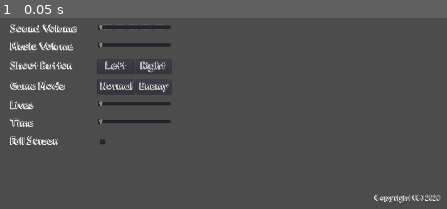
Above: before the commit, frame 1.
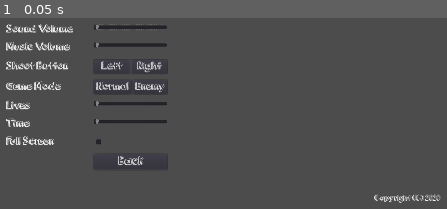
Above: after the commit, the same moment.

Repository: CasualYT31/aimbooster
Game: Godot game, scene res://scenes/SettingsMenu.tscn
Same seed, same stepped clock (60 frames per second), same inputs: the game is played once before the commit and once after it. This scene is started directly instead of the project's main scene.
Inputs:
- Up to frame 1 (0.05 s): no input

The runs differ from the first frame. In frame 1, 3.4% of the frame differs, in the area x 1-39%, y 3-79%.

Commit message:
Trying to get settings menu to work...

Diff:
--- a/scenes/MainMenu.tscn
+++ b/scenes/MainMenu.tscn
@@ -56,35 +56,35 @@
 margin_left = 717.0
 margin_top = 304.0
 margin_right = 962.0
-margin_bottom = 834.0
+margin_bottom = 816.0
 size_flags_horizontal = 4
 size_flags_vertical = 3
 custom_constants/separation = 50
 alignment = 1
 
 [node name="StartGame" type="Button" parent="MarginContainer/VBoxContainer/VBoxContainer"]
-margin_top = 134.0
+margin_top = 125.0
 margin_right = 245.0
-margin_bottom = 188.0
+margin_bottom = 179.0
 custom_fonts/font = SubResource( 1 )
 text = "Start Game"
 
 [node name="Settings" type="Button" parent="MarginContainer/VBoxContainer/VBoxContainer"]
-margin_top = 238.0
+margin_top = 229.0
 margin_right = 245.0
-margin_bottom = 292.0
+margin_bottom = 283.0
 custom_fonts/font = SubResource( 2 )
 text = "Settings"
 
 [node name="EndGame" type="Button" parent="MarginContainer/VBoxContainer/VBoxContainer"]
-margin_top = 342.0
+margin_top = 333.0
 margin_right = 245.0
-margin_bottom = 396.0
+margin_bottom = 387.0
 custom_fonts/font = SubResource( 3 )
 text = "End Game"
 
 [node name="CopyrightLabel" parent="MarginContainer/VBoxContainer" instance=ExtResource( 3 )]
-margin_top = 838.0
+margin_top = 820.0
 margin_right = 1680.0
 margin_bottom = 840.0
 [connection signal="pressed" from="MarginContainer/VBoxContainer/VBoxContainer/StartGame" to="." method="_on_StartGame_pressed"]
--- a/scenes/SettingsMenu.tscn
+++ b/scenes/SettingsMenu.tscn
@@ -13,78 +13,75 @@
 size = 28
 font_data = ExtResource( 2 )
 
+[sub_resource type="DynamicFontData" id=3]
+font_path = "res://graphical/Orange Juice.ttf"
+
+[sub_resource type="DynamicFont" id=4]
+size = 32
+font_data = SubResource( 3 )
+
 [node name="Control" type="Control"]
 anchor_right = 1.0
 anchor_bottom = 1.0
-mouse_filter = 2
+mouse_filter = 1
 script = ExtResource( 3 )
 __meta__ = {
 "_edit_use_anchors_": false
 }
 
-[node name="MarginContainer" type="MarginContainer" parent="."]
-anchor_right = 1.0
-anchor_bottom = 1.0
-mouse_filter = 2
-custom_constants/margin_right = 120
-custom_constants/margin_top = 120
-custom_constants/margin_left = 120
-custom_constants/margin_bottom = 120
+[node name="GridContainer" type="GridContainer" parent="."]
+margin_left = 757.0
+margin_top = 120.0
+margin_right = 1162.0
+margin_bottom = 960.0
+size_flags_horizontal = 4
+custom_constants/vseparation = 15
+custom_constants/hseparation = 50
+columns = 2
 __meta__ = {
 "_edit_use_anchors_": false
 }
 
-[node name="GridContainer" type="GridContainer" parent="MarginContainer"]
-margin_left = 757.0
-margin_top = 120.0
-margin_right = 1162.0
-margin_bottom = 960.0
-mouse_filter = 2
-size_flags_horizontal = 4
-custom_constants/vseparation = 15
-custom_constants/hseparation = 50
-columns = 2
-
-[node name="SoundLabel" type="Label" parent="MarginContainer/GridContainer"]
+[node name="SoundLabel" type="Label" parent="GridContainer"]
 margin_right = 171.0
 margin_bottom = 28.0
 custom_fonts/font = SubResource( 1 )
 text = "Sound Volume"
 
-[node name="SoundVolume" type="HSlider" parent="MarginContainer/GridContainer"]
+[node name="SoundVolume" type="HSlider" parent="GridContainer"]
 margin_left = 221.0
 margin_right = 405.0
 margin_bottom = 16.0
 tick_count = 100
 ticks_on_borders = true
 
-[node name="MusicLabel" type="Label" parent="MarginContainer/GridContainer"]
+[node name="MusicLabel" type="Label" parent="GridContainer"]
 margin_top = 43.0
 margin_right = 171.0
 margin_bottom = 71.0
 custom_fonts/font = SubResource( 1 )
 text = "Music Volume"
 
-[node name="MusicVolume" type="HSlider" parent="MarginContainer/GridContainer"]
+[node name="MusicVolume" type="HSlider" parent="GridContainer"]
 margin_left = 221.0
 margin_top = 43.0
 margin_right = 405.0
 margin_bottom = 59.0
 
-[node name="ShootLabel" type="Label" parent="MarginContainer/GridContainer"]
+[node name="ShootLabel" type="Label" parent="GridContainer"]
 margin_top = 89.0
 margin_right = 171.0
 margin_bottom = 117.0
 custom_fonts/font = SubResource( 1 )
 text = "Shoot Button"
 
-[node name="ShootContainer" type="HBoxContainer" parent="MarginContainer/GridContainer"]
+[node name="ShootContainer" type="HBoxContainer" parent="GridContainer"]
 margin_left = 221.0
 margin_top = 86.0
 margin_right = 405.0
 margin_bottom = 120.0
 
-[node name="LeftButton" type="Button" parent="MarginContainer/GridContainer/ShootContainer"]
+[node name="LeftButton" type="Button" parent="GridContainer/ShootContainer"]
 margin_right = 90.0
 margin_bottom = 34.0
 size_flags_horizontal = 3
@@ -92,7 +89,7 @@
 custom_fonts/font = SubResource( 2 )
 text = "Left"
 
-[node name="RightButton" type="Button" parent="MarginContainer/GridContainer/ShootContainer"]
+[node name="RightButton" type="Button" parent="GridContainer/ShootContainer"]
 margin_left = 94.0
 margin_right = 184.0
 margin_bottom = 34.0
@@ -101,20 +98,20 @@
 custom_fonts/font = SubResource( 2 )
 text = "Right"
 
-[node name="ModeLabel" type="Label" parent="MarginContainer/GridContainer"]
+[node name="ModeLabel" type="Label" parent="GridContainer"]
 margin_top = 138.0
 margin_right = 171.0
 margin_bottom = 166.0
 custom_fonts/font = SubResource( 1 )
 text = "Game Mode"
 
-[node name="ModeContainer" type="HBoxContainer" parent="MarginContainer/GridContainer"]
+[node name="ModeContainer" type="HBoxContainer" parent="GridContainer"]
 margin_left = 221.0
 margin_top = 135.0
 margin_right = 405.0
 margin_bottom = 169.0
 
-[node name="NormalButton" type="Button" parent="MarginContainer/GridContainer/ModeContainer"]
+[node name="NormalButton" type="Button" parent="GridContainer/ModeContainer"]
 margin_right = 93.0
 margin_bottom = 34.0
 size_flags_horizontal = 3
@@ -122,7 +119,7 @@
 custom_fonts/font = SubResource( 2 )
 text = "Normal"
 
-[node name="EnemyButton" type="Button" parent="MarginContainer/GridContainer/ModeContainer"]
+[node name="EnemyButton" type="Button" parent="GridContainer/ModeContainer"]
 margin_left = 97.0
 margin_right = 184.0
 margin_bottom = 34.0
@@ -131,28 +128,28 @@
 custom_fonts/font = SubResource( 2 )
 text = "Enemy"
 
-[node name="LivesLabel" type="Label" parent="MarginContainer/GridContainer"]
+[node name="LivesLabel" type="Label" parent="GridContainer"]
 margin_top = 184.0
 margin_right = 171.0
 margin_bottom = 212.0
 custom_fonts/font = SubResource( 1 )
 text = "Lives"
 
-[node name="LivesSlider" type="HSlider" parent="MarginContainer/GridContainer"]
+[node name="LivesSlider" type="HSlider" parent="GridContainer"]
 margin_left = 221.0
 margin_top = 184.0
 margin_right = 405.0
 margin_bottom = 200.0
 max_value = 9.0
 
-[node name="TimeLabel" type="Label" parent="MarginContainer/GridContainer"]
+[node name="TimeLabel" type="Label" parent="GridContainer"]
 margin_top = 227.0
 margin_right = 171.0
 margin_bottom = 255.0
 custom_fonts/font = SubResource( 1 )
 text = "Time"
 
-[node name="TimeSlider" type="HSlider" parent="MarginContainer/GridContainer"]
+[node name="TimeSlider" type="HSlider" parent="GridContainer"]
 margin_left = 221.0
 margin_top = 227.0
 margin_right = 405.0
@@ -160,24 +157,38 @@
 min_value = -1.0
 max_value = 600.0
 
-[node name="FullLabel" type="Label" parent="MarginContainer/GridContainer"]
+[node name="FullLabel" type="Label" parent="GridContainer"]
 margin_top = 270.0
 margin_right = 171.0
 margin_bottom = 298.0
 custom_fonts/font = SubResource( 1 )
 text = "Full Screen"
 
-[node name="FullCheckbox" type="CheckBox" parent="MarginContainer/GridContainer"]
+[node name="FullCheckbox" type="CheckBox" parent="GridContainer"]
 margin_left = 221.0
 margin_top = 270.0
 margin_right = 405.0
 margin_bottom = 298.0
 
-[node name="CopyrightLabel" parent="MarginContainer" instance=ExtResource( 1 )]
+[node name="BlankFiller" type="Label" parent="GridContainer"]
+margin_top = 325.0
+margin_right = 171.0
+margin_bottom = 339.0
+
+[node name="BackButton" type="Button" parent="GridContainer"]
+margin_left = 221.0
+margin_top = 313.0
+margin_right = 405.0
+margin_bottom = 351.0
+custom_fonts/font = SubResource( 4 )
+text = "Back"
+
+[node name="CopyrightLabel" parent="." instance=ExtResource( 1 )]
 margin_left = 120.0
 margin_top = 120.0
 margin_right = 1800.0
 margin_bottom = 960.0
 
 [node name="GameAudio" parent="." instance=ExtResource( 4 )]
-[connection signal="value_changed" from="MarginContainer/GridContainer/SoundVolume" to="." method="_on_SoundVolume_value_changed"]
+[connection signal="value_changed" from="GridContainer/SoundVolume" to="." method="_on_SoundVolume_value_changed"]
+[connection signal="pressed" from="GridContainer/BackButton" to="." method="_on_BackButton_pressed"]
--- a/scripts/Settings.gd
+++ b/scripts/Settings.gd
@@ -89,6 +89,9 @@
 func getFullscreen():
 	return fullscreen
 
+func gotoPreviousMenu():
+	call_deferred("_switchToMenu", previousMenu)
+
 func openMainMenu():
 	call_deferred("_switchToMenu", Menu.MAIN)
 
--- a/scripts/SettingsMenu.gd
+++ b/scripts/SettingsMenu.gd
@@ -6,14 +6,10 @@
 	pass
 
 func _on_SoundVolume_value_changed(value):
-	if value <= 1.0:
-		get_node("GameAudio/HitShot").pause_mode(true)
-		get_node("GameAudio/MissedShot").pause_mode(true)
-	else:
-		get_node("GameAudio/HitShot").pause_mode(false)
-		get_node("GameAudio/MissedShot").pause_mode(false)
-		get_node("GameAudio/HitShot").volume_db = -26.0 + value / 2
-		get_node("GameAudio/MissedShot").volume_db = -26.0 + value / 2
+	Settings.setSoundVolume(value)
 
 func _draw():
 	get_node("GameAudio/HitShot").play()
+
+func _on_BackButton_pressed():
+	Settings.gotoPreviousMenu()
Not shown: 1 places in scenes/SettingsMenu.tscn that only renumber resources
